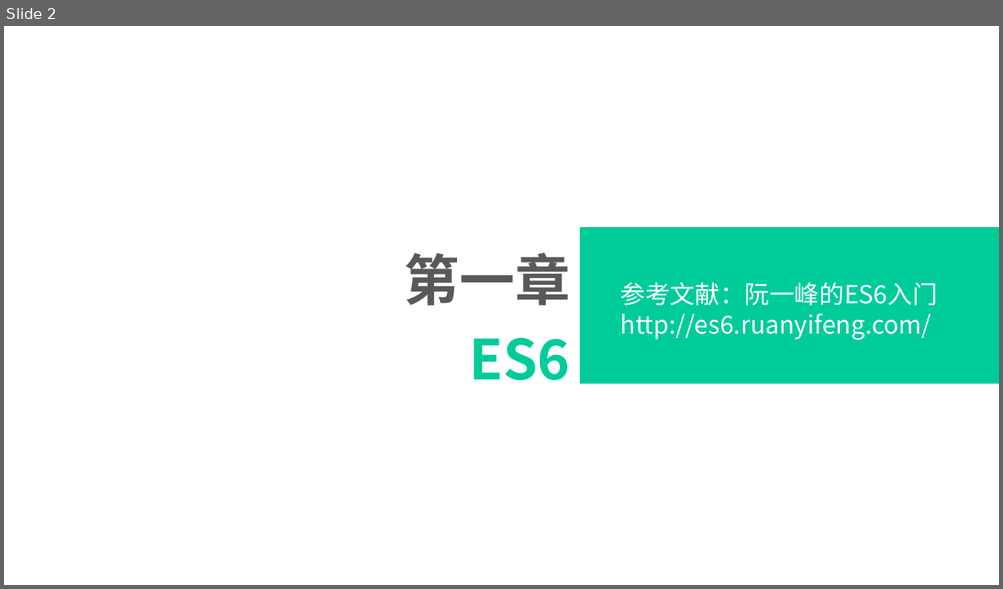
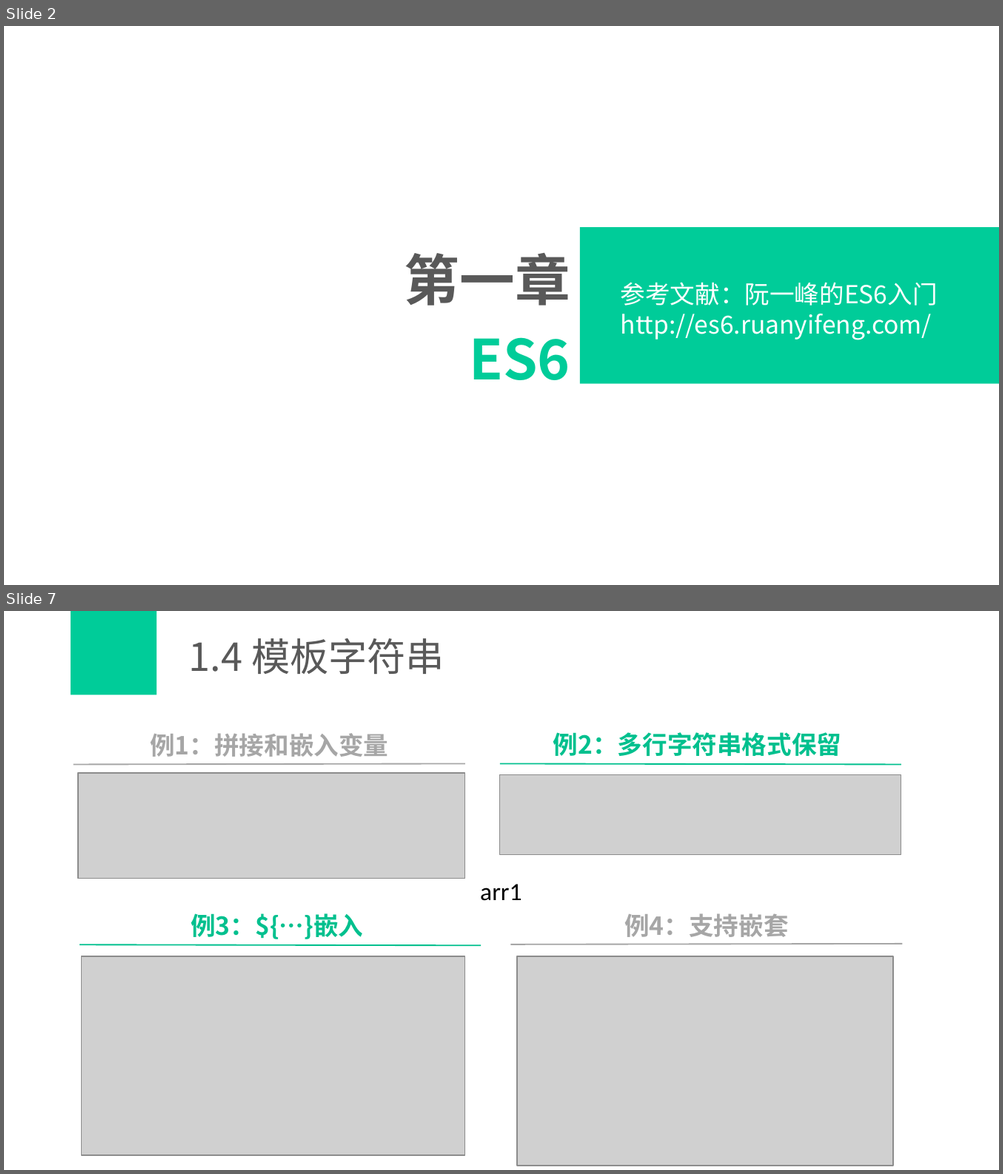
Before and after one commit to zhujiajia1984/studyDoc, a slide deck: 00_学习分享/学习分享_es6_less.pptx. Shown one above the other, each under a label of ours: slide 2 before the commit, slides 2 and 7 after it; the slides between them are not shown. The pictures are 1003x589 and 1003x1174 pixels, drawn with LibreOffice and Linux fonts; fonts in the diff are those of the drawing; grey boxes stand for pictures. Boxes give left, top, right and bottom in pixels: in the first picture for what was removed or moved away, otherwise in the second. Text is boxed around its words. In the diff, an @@ line names an element or a change of style, - is before the commit and + after.

```diff
--- a/00_学习分享/学习分享_es6_less.pptx
+++ b/00_学习分享/学习分享_es6_less.pptx
@@ slide 7 added at (x1=4, y1=611, x2=999, y2=1170), background #FFFFFF @@
@@ rectangle added at (x1=71, y1=611, x2=157, y2=695), fill #00CC99 @@
@@ title added at (x1=189, y1=638, x2=444, y2=674), 28 pt, text #595959 @@
+1.4 模板字符串
@@ text added at (x1=150, y1=733, x2=388, y2=757), 18 pt, text #A6A6A6, bold @@
+例1：拼接和嵌入变量
@@ text added at (x1=553, y1=732, x2=841, y2=756), 18 pt, text #00C08E, bold @@
+例2：多行字符串格式保留
@@ line added from (74, 764) to (464, 764), #A6A6A6 1 pt @@
@@ line added from (499, 764) to (901, 764), #00C08E 1 pt @@
@@ picture added at (x1=77, y1=773, x2=464, y2=879) @@
@@ picture added at (x1=499, y1=775, x2=900, y2=854) @@
@@ text added at (x1=480, y1=884, x2=521, y2=901), 18 pt, text #000000 @@
+arr1
@@ text added at (x1=190, y1=914, x2=363, y2=940), 18 pt, text #00C08E, bold @@
+例3：${…}嵌入
@@ text added at (x1=624, y1=914, x2=788, y2=937), 18 pt, text #A6A6A6, bold @@
+例4：支持嵌套
@@ line added from (79, 945) to (481, 946), #00C08E 1 pt @@
@@ picture added at (x1=82, y1=957, x2=466, y2=1156) @@
@@ line added from (510, 944) to (902, 944), #A6A6A6 1 pt @@
@@ picture added at (x1=518, y1=957, x2=893, y2=1167) @@
```
Also in this commit, not shown: 3 slides changed, 8 other slides added, 21 slides removed.
